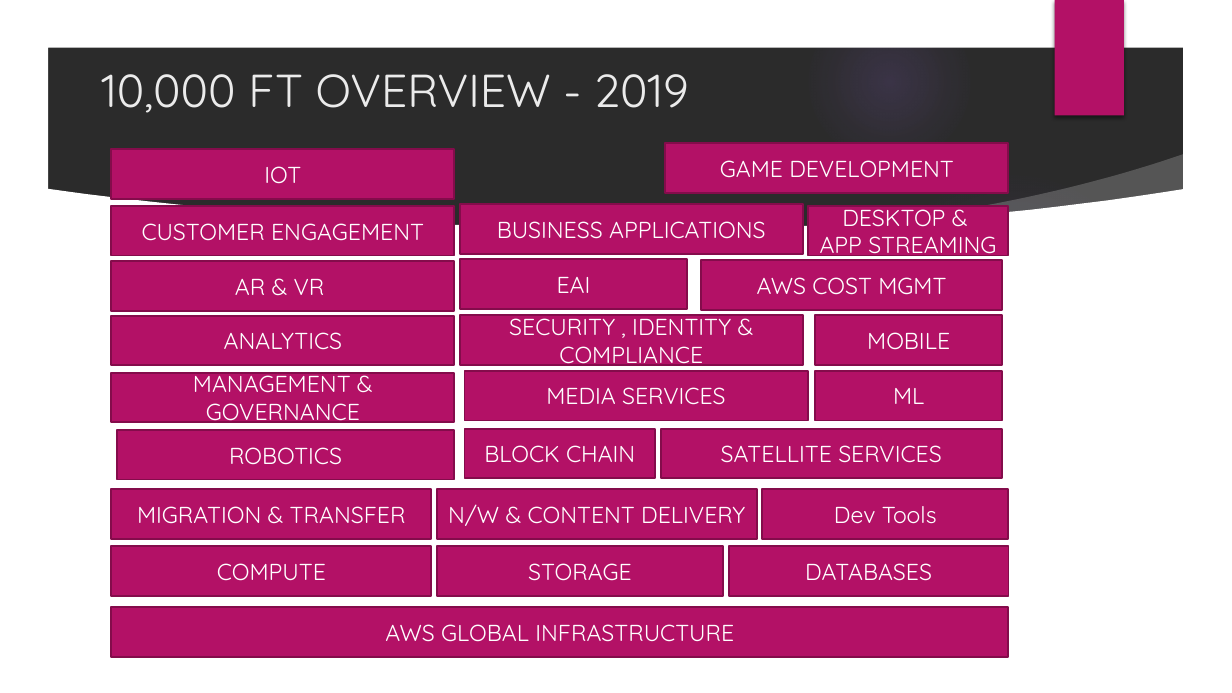
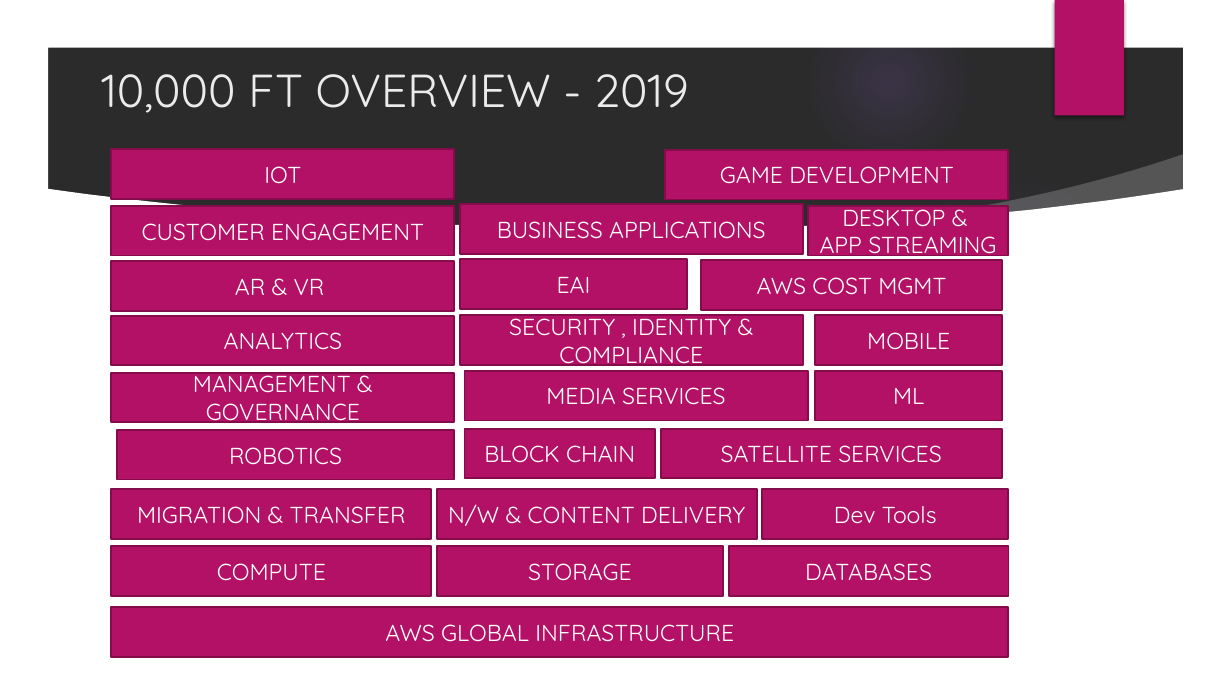
Before and after one commit to arunadevops/aws, a slide deck: slide 3 of presentations/AWS-Services-pklanka.pptx. Drawn at 1232x693 pixels with LibreOffice and Linux fonts; fonts in the diff are those of the drawing; background and template pictures are left out; a plain dark background stands for a picture behind light text. Boxes give left, top, right and bottom in pixels: in the first picture for what was removed or moved away, otherwise in the second. Text is boxed around its words. In the diff, an @@ line names an element or a change of style, - is before the commit and + after.

```diff
--- a/presentations/AWS-Services-pklanka.pptx
+++ b/presentations/AWS-Services-pklanka.pptx
@@ rectangle "GAME DEVELOPMENT": place and size @@
-rectangle "GAME DEVELOPMENT" at (665, 143, 1008, 193)
+rectangle "GAME DEVELOPMENT" at (665, 150, 1008, 200)
```
Also in this commit, not shown: 1 other slide changed, 1 slide added, 2 other files.
